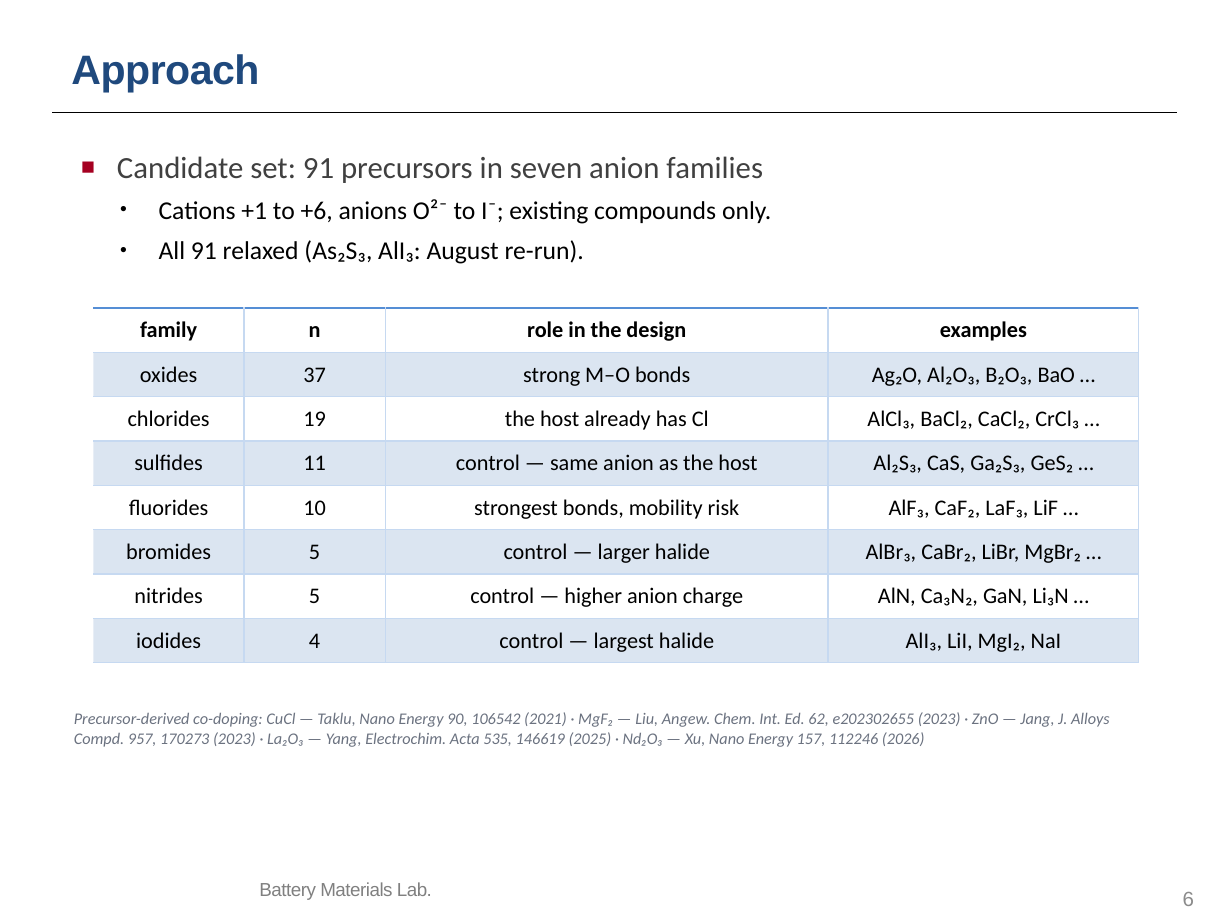
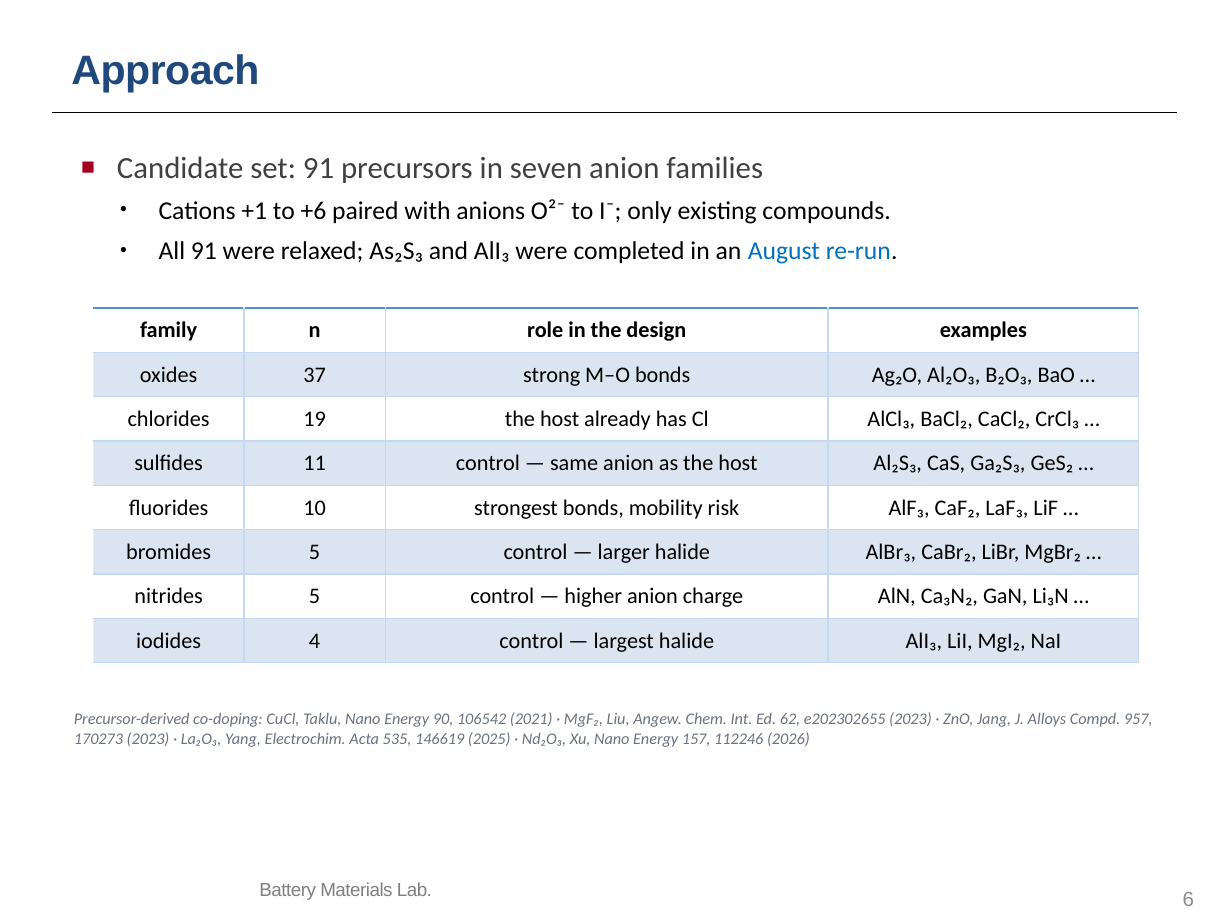
Before and after one commit to yonghoon7153-source/Yonghoon-DEM-DFT, a slide deck: slide 6 of kb/seminars/Research_Seminar_2026_10_13_cascade_progress_lean.pptx. Drawn at 1232x924 pixels with LibreOffice and Linux fonts; fonts in the diff are those of the drawing; background and template pictures are left out. Boxes give left, top, right and bottom in pixels: in the first picture for what was removed or moved away, otherwise in the second. Text is boxed around its words. In the diff, an @@ line names an element or a change of style, - is before the commit and + after.

```diff
--- a/kb/seminars/Research_Seminar_2026_10_13_cascade_progress_lean.pptx
+++ b/kb/seminars/Research_Seminar_2026_10_13_cascade_progress_lean.pptx
@@ text at (159,199,898,264): text changed @@
-• Cations +1 to +6, anions O²⁻ to I⁻; existing compounds only.
-• All 91 relaxed (As₂S₃, AlI₃: August re-run).
+• Cations +1 to +6 paired with anions O²⁻ to I⁻; only existing compounds.
+• All 91 were relaxed; As₂S₃ and AlI₃ were completed in an August re-run.
@@ text at (74,712,1153,747): text changed @@
-Precursor-derived co-doping: CuCl — Taklu, Nano Energy 90, 106542 (2021) · MgF₂ — Liu, Angew. Chem. Int. Ed. 62, e202302655 (2023) · ZnO — Jang, J. Alloys Compd. 957, 170273 (2023) · La₂O₃ — Yang, Electrochim. Acta 535, 146619 (2025) · Nd₂O₃ — Xu, Nano Energy 157, 112246 (2026)
+Precursor-derived co-doping: CuCl, Taklu, Nano Energy 90, 106542 (2021) · MgF₂, Liu, Angew. Chem. Int. Ed. 62, e202302655 (2023) · ZnO, Jang, J. Alloys Compd. 957, 170273 (2023) · La₂O₃, Yang, Electrochim. Acta 535, 146619 (2025) · Nd₂O₃, Xu, Nano Energy 157, 112246 (2026)
```
Also in this commit, not shown: 12 other slides changed, 11 other files.
